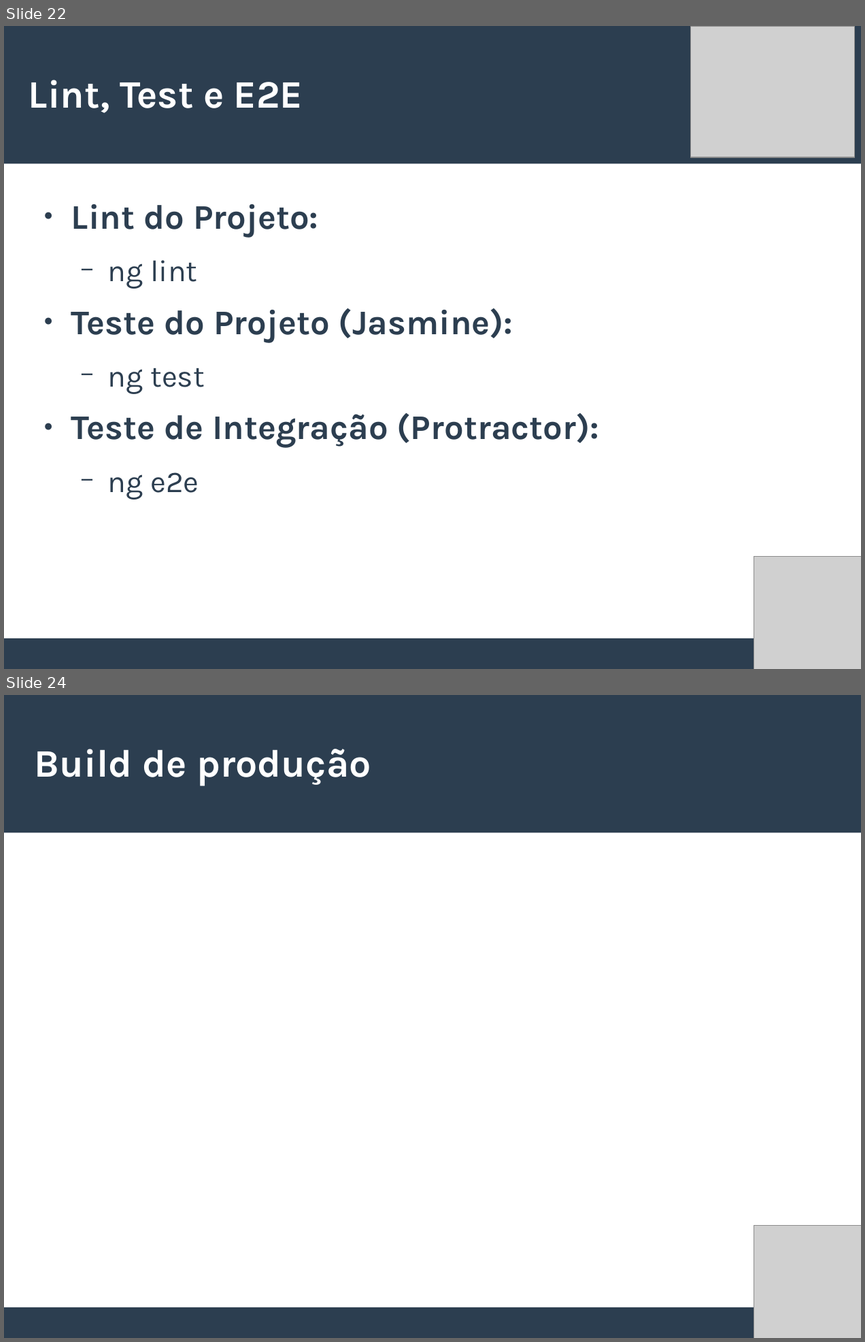
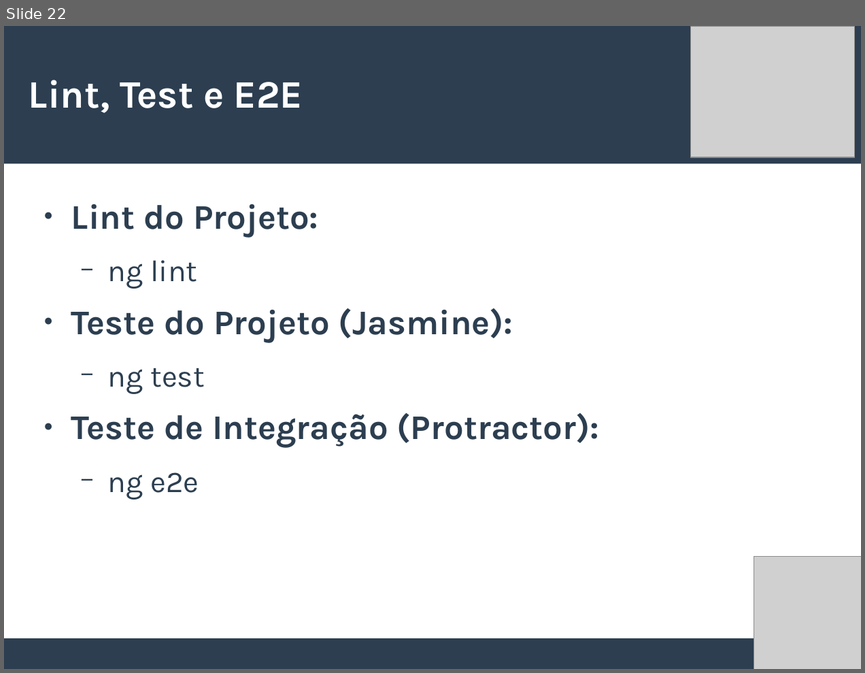
Before and after one commit to willianmarquesfreire/AulasAngular2, a slide deck: Slides.odp. Shown one above the other, each under a label of ours: slides 22 and 24 before the commit, slide 22 after it; the slides between them are not shown. The pictures are 865x1342 and 865x673 pixels, drawn with LibreOffice and Linux fonts; fonts in the diff are those of the drawing; grey boxes stand for pictures. Boxes give left, top, right and bottom in pixels: in the first picture for what was removed or moved away, otherwise in the second. Text is boxed around its words. In the diff, an @@ line names an element or a change of style, - is before the commit and + after.

```diff
--- a/Slides.odp
+++ b/Slides.odp
@@ slide 24 removed at [4,695,861,1338], background #FFFFFF; not listed: 2 template elements that a slide beside it also shows @@
@@ title removed at [35,749,371,786] @@
-Build de produção
@@ picture removed at [754,1225,861,1338] @@
```
Also in this commit, not shown: 3 slides added, 1 other slide removed, 2 other files.
